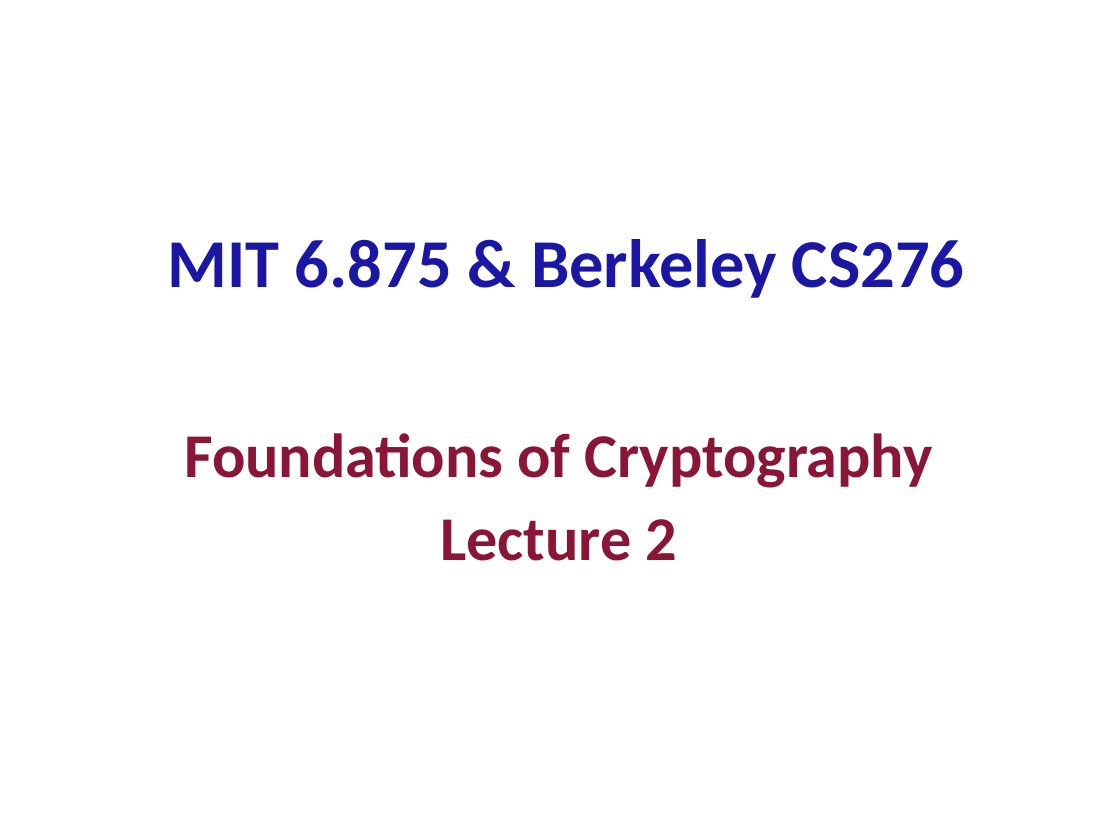
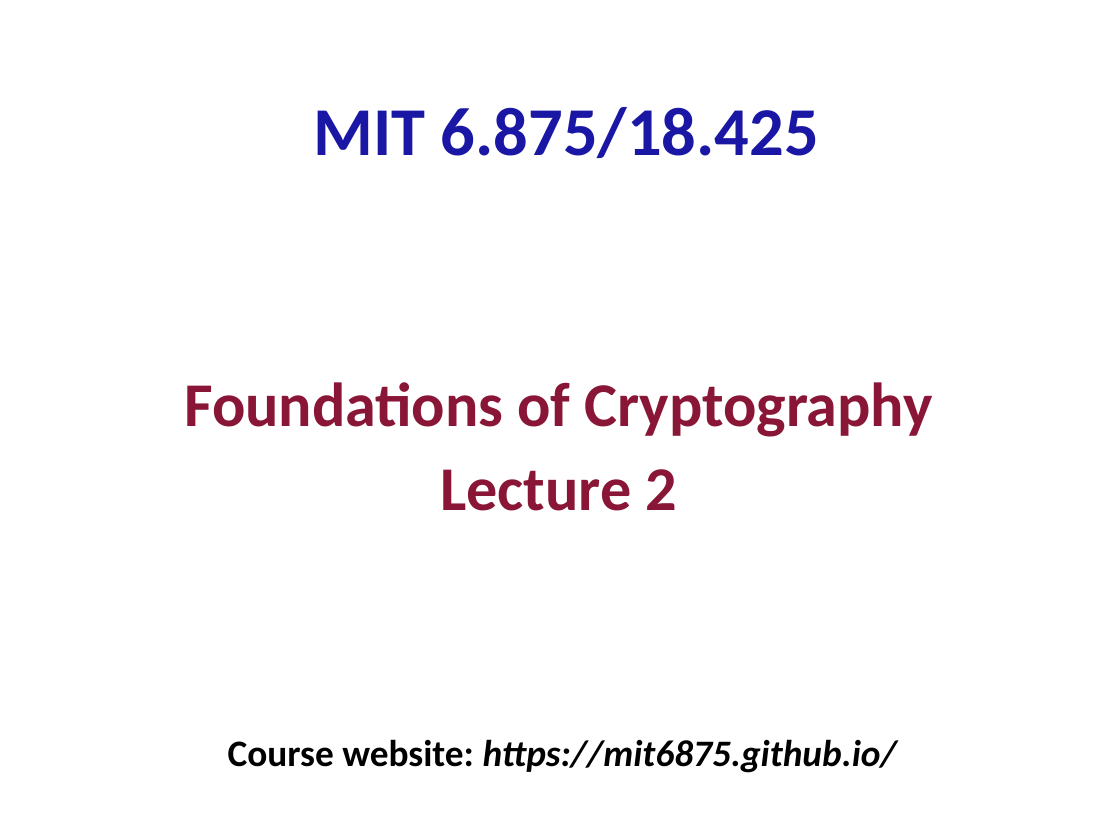
Before and after one commit to mit6875/mit6875.github.io, a slide deck: slide 1 of SLIDES/lec2.pptx. Drawn at 1120x840 pixels with LibreOffice and Linux fonts; fonts in the diff are those of the drawing. Boxes give left, top, right and bottom in pixels: in the first picture for what was removed or moved away, otherwise in the second. Text is boxed around its words. In the diff, an @@ line names an element or a change of style, - is before the commit and + after.

```diff
--- a/SLIDES/lec2.pptx
+++ b/SLIDES/lec2.pptx
@@ text at (314, 107, 819, 158): text changed @@
-MIT 6.875 & Berkeley CS276
+MIT 6.875/18.425
@@ text "Foundations of Cryptography": place and size @@
-text "Foundations of Cryptography" at (184, 433, 933, 488)
+text "Foundations of Cryptography" at (184, 382, 933, 437)
@@ text "Lecture 2": place and size @@
-text "Lecture 2" at (440, 519, 676, 561)
+text "Lecture 2" at (440, 469, 676, 511)
@@ text added at (228, 739, 897, 773), 24 pt, text #000000, bold, italic @@
+Course website: https://mit6875.github.io/
```
Also in this commit, not shown: 18 other slides changed, 18 slides added, 11 slides removed, 1 other file.
